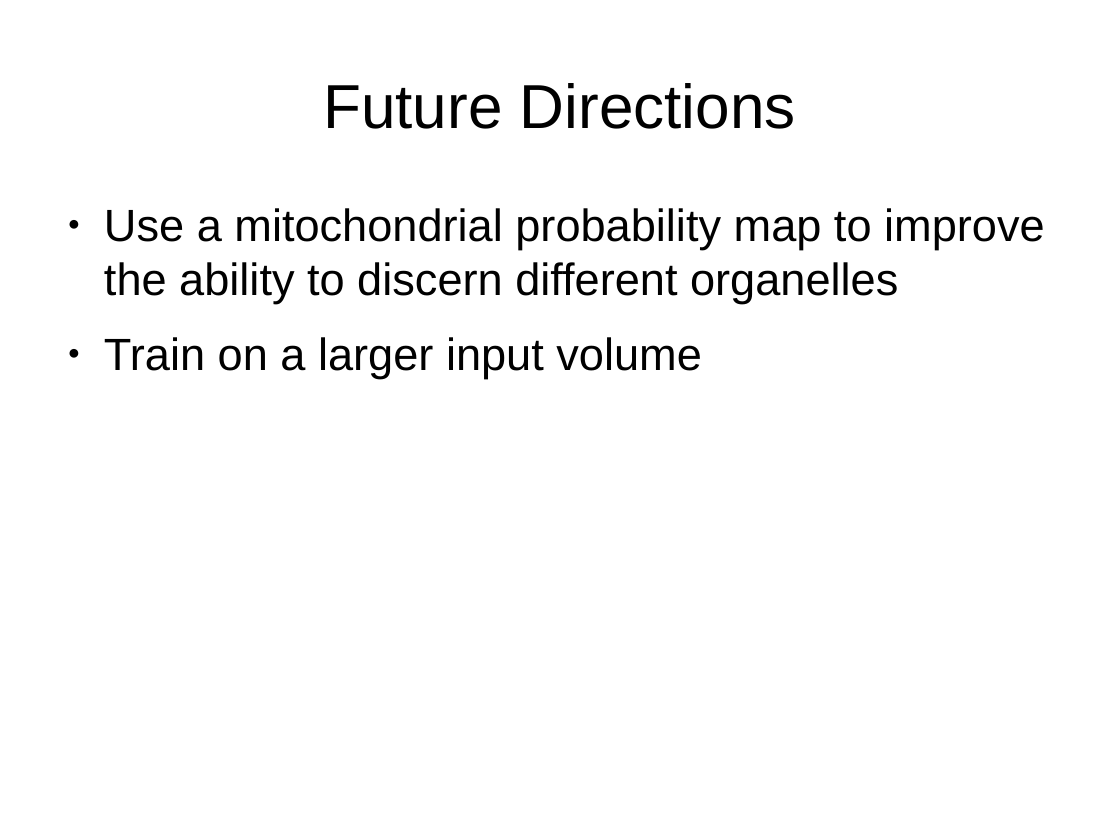
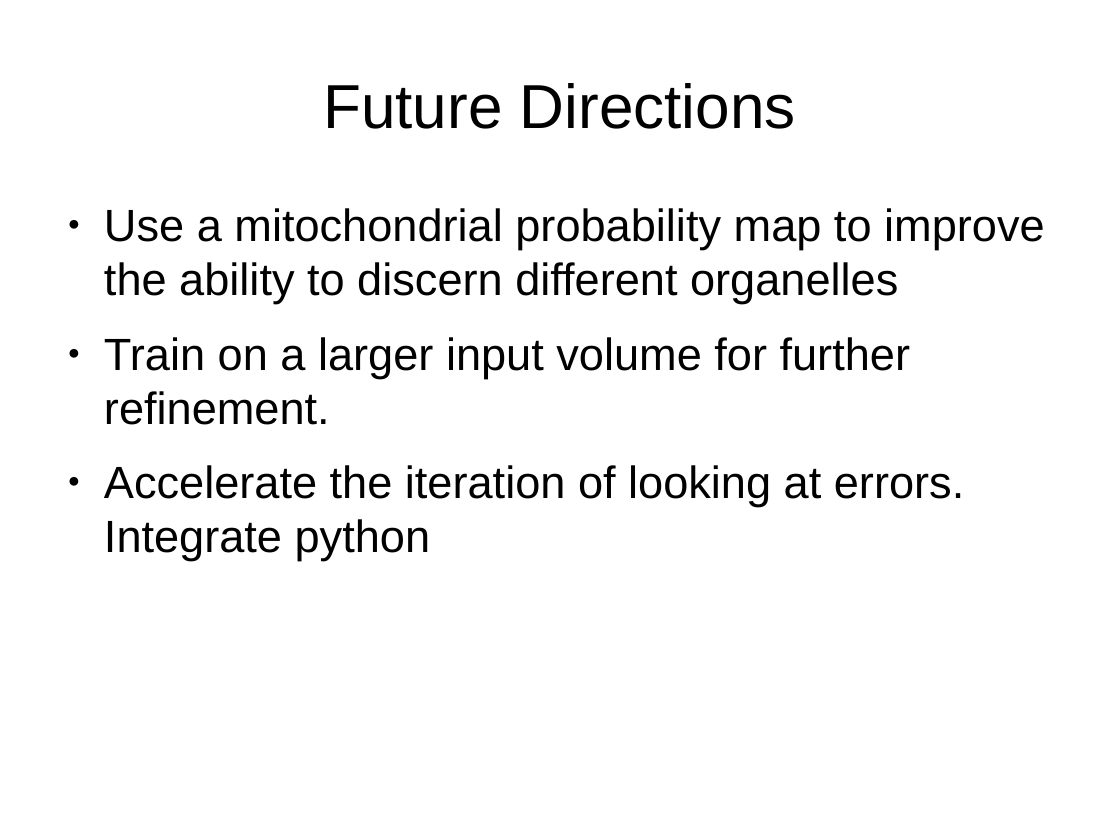
Before and after one commit to JohnnyTeutonic/view_all, a slide deck: slide 22 of Segmentation_Presentation.odp (slide 19 before the commit). Drawn at 1120x840 pixels with LibreOffice and Linux fonts; fonts in the diff are those of the drawing. Boxes give left, top, right and bottom in pixels: in the first picture for what was removed or moved away, otherwise in the second. Text is boxed around its words. In the diff, an @@ line names an element or a change of style, - is before the commit and + after.

Commit message:
Fixed error in view_all

```diff
--- a/Segmentation_Presentation.odp
+++ b/Segmentation_Presentation.odp
@@ text at <box>104,337,964,561</box>: text changed @@
-● Train on a larger input volume
+● Train on a larger input volume for further refinement.
+● Accelerate the iteration of looking at errors. Integrate python
```
Also in this commit, not shown: 9 other slides changed, 4 slides added, 1 slide removed, 3 other files.
